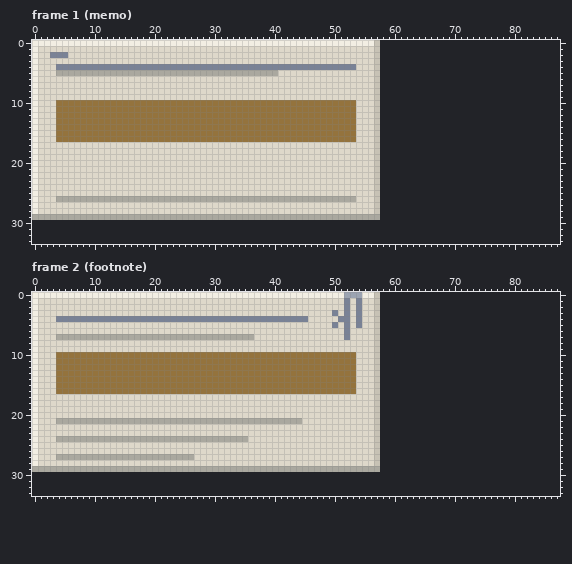
File history of a pixel-art file, art/src/news/desk-paper.aseprite. Above is the file before it was changed.
58x30 pixels, 2 frames. Shown: frame 1 (memo), frame 2 (footnote). The old version is drawn lined up with the new one, on the new canvas.
Now the later version:
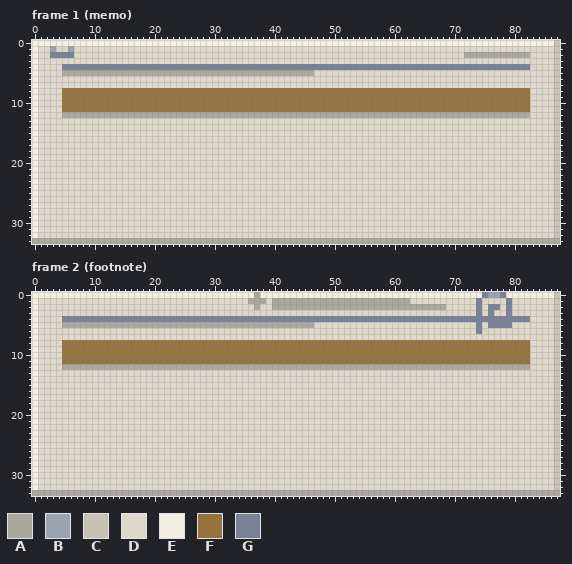
Palette (. is transparent): A #aaa89f  B #9ba3b1  C #c7c2b5  D #ded8ca  E #f2eee3  F #94733d  G #798296
Difference:
canvas 58x30 -> 88x34
Frame 1 (memo):
y 0: x 57..87 C.............................. -> EEEEEEEEEEEEEEEEEEEEEEEEEEEEEEC
y 1: x 3 D -> B; x 6 D -> B; x 57..87 C.............................. -> DDDDDDDDDDDDDDDDDDDDDDDDDDDDDDC
y 2: x 6 D -> G; x 57..87 C.............................. -> DDDDDDDDDDDDDDDAAAAAAAAAAADDDDC
y 3: x 57..87 C.............................. -> DDDDDDDDDDDDDDDDDDDDDDDDDDDDDDC
y 4: x 4 G -> D; x 54..87 DDDC.............................. -> GGGGGGGGGGGGGGGGGGGGGGGGGGGGGDDDDC
y 5: x 4 A -> D; x 41..46 DDDDDD -> AAAAAA; x 57..87 C.............................. -> DDDDDDDDDDDDDDDDDDDDDDDDDDDDDDC
y 6..7: x 57..87 C.............................. -> DDDDDDDDDDDDDDDDDDDDDDDDDDDDDDC
y 8..9: x 5..87 DDDDDDDDDDDDDDDDDDDDDDDDDDDDDDDDDDDDDDDDDDDDDDDDDDDDC.............................. -> FFFFFFFFFFFFFFFFFFFFFFFFFFFFFFFFFFFFFFFFFFFFFFFFFFFFFFFFFFFFFFFFFFFFFFFFFFFFFFDDDDC
y 10..11: x 4 F -> D; x 54..87 DDDC.............................. -> FFFFFFFFFFFFFFFFFFFFFFFFFFFFFDDDDC
y 12: x 4..87 FFFFFFFFFFFFFFFFFFFFFFFFFFFFFFFFFFFFFFFFFFFFFFFFFFDDDC.............................. -> DAAAAAAAAAAAAAAAAAAAAAAAAAAAAAAAAAAAAAAAAAAAAAAAAAAAAAAAAAAAAAAAAAAAAAAAAAAAAAADDDDC
y 13..16: x 4..53 FFFFFFFFFFFFFFFFFFFFFFFFFFFFFFFFFFFFFFFFFFFFFFFFFF -> DDDDDDDDDDDDDDDDDDDDDDDDDDDDDDDDDDDDDDDDDDDDDDDDDD; x 57..87 C.............................. -> DDDDDDDDDDDDDDDDDDDDDDDDDDDDDDC
y 17..25: x 57..87 C.............................. -> DDDDDDDDDDDDDDDDDDDDDDDDDDDDDDC
y 26: x 4..53 AAAAAAAAAAAAAAAAAAAAAAAAAAAAAAAAAAAAAAAAAAAAAAAAAA -> DDDDDDDDDDDDDDDDDDDDDDDDDDDDDDDDDDDDDDDDDDDDDDDDDD; x 57..87 C.............................. -> DDDDDDDDDDDDDDDDDDDDDDDDDDDDDDC
y 27..28: x 57..87 C.............................. -> DDDDDDDDDDDDDDDDDDDDDDDDDDDDDDC
y 29: x 0..87 AAAAAAAAAAAAAAAAAAAAAAAAAAAAAAAAAAAAAAAAAAAAAAAAAAAAAAAAAA.............................. -> EDDDDDDDDDDDDDDDDDDDDDDDDDDDDDDDDDDDDDDDDDDDDDDDDDDDDDDDDDDDDDDDDDDDDDDDDDDDDDDDDDDDDDDC
y 30..32: x 0..87 ........................................................................................ -> EDDDDDDDDDDDDDDDDDDDDDDDDDDDDDDDDDDDDDDDDDDDDDDDDDDDDDDDDDDDDDDDDDDDDDDDDDDDDDDDDDDDDDDC
y 33: x 0..87 ........................................................................................ -> AAAAAAAAAAAAAAAAAAAAAAAAAAAAAAAAAAAAAAAAAAAAAAAAAAAAAAAAAAAAAAAAAAAAAAAAAAAAAAAAAAAAAAAA
Frame 2 (footnote):
y 0: x 37 E -> A; x 52..54 BBB -> EEE; x 57..87 C.............................. -> EEEEEEEEEEEEEEEEEEGBBGEEEEEEEEC
y 1: x 36..38 DDD -> AAA; x 40..87 DDDDDDDDDDDDGDGDDC.............................. -> AAAAAAAAAAAAAAAAAAAAAAADDDDDDDDDDDGDDDDGDDDDDDDC
y 2: x 37 D -> A; x 40..87 DDDDDDDDDDDDGDGDDC.............................. -> AAAAAAAAAAAAAAAAAAAAAAAAAAAAADDDDDGDGGDGDDDDDDDC
y 3: x 50 G -> D; x 52 G -> D; x 54 G -> D; x 57..87 C.............................. -> DDDDDDDDDDDDDDDDDGDGDDGDDDDDDDC
y 4: x 4 G -> D; x 46..50 DDDDD -> GGGGG; x 53 D -> G; x 55..87 DDC.............................. -> GGGGGGGGGGGGGGGGGGGGGGGGGGGGDDDDC
y 5: x 5..46 DDDDDDDDDDDDDDDDDDDDDDDDDDDDDDDDDDDDDDDDDD -> AAAAAAAAAAAAAAAAAAAAAAAAAAAAAAAAAAAAAAAAAA; x 50 G -> D; x 52 G -> D; x 54 G -> D; x 57..87 C.............................. -> DDDDDDDDDDDDDDDDDGDGGGGDDDDDDDC
y 6: x 52 G -> D; x 57..87 C.............................. -> DDDDDDDDDDDDDDDDDGDDDDDDDDDDDDC
y 7: x 4..36 AAAAAAAAAAAAAAAAAAAAAAAAAAAAAAAAA -> DDDDDDDDDDDDDDDDDDDDDDDDDDDDDDDDD; x 52 G -> D; x 57..87 C.............................. -> DDDDDDDDDDDDDDDDDDDDDDDDDDDDDDC
y 8..9: x 5..87 DDDDDDDDDDDDDDDDDDDDDDDDDDDDDDDDDDDDDDDDDDDDDDDDDDDDC.............................. -> FFFFFFFFFFFFFFFFFFFFFFFFFFFFFFFFFFFFFFFFFFFFFFFFFFFFFFFFFFFFFFFFFFFFFFFFFFFFFFDDDDC
y 10..11: x 4 F -> D; x 54..87 DDDC.............................. -> FFFFFFFFFFFFFFFFFFFFFFFFFFFFFDDDDC
y 12: x 4..87 FFFFFFFFFFFFFFFFFFFFFFFFFFFFFFFFFFFFFFFFFFFFFFFFFFDDDC.............................. -> DAAAAAAAAAAAAAAAAAAAAAAAAAAAAAAAAAAAAAAAAAAAAAAAAAAAAAAAAAAAAAAAAAAAAAAAAAAAAAADDDDC
y 13..16: x 4..53 FFFFFFFFFFFFFFFFFFFFFFFFFFFFFFFFFFFFFFFFFFFFFFFFFF -> DDDDDDDDDDDDDDDDDDDDDDDDDDDDDDDDDDDDDDDDDDDDDDDDDD; x 57..87 C.............................. -> DDDDDDDDDDDDDDDDDDDDDDDDDDDDDDC
y 17..20: x 57..87 C.............................. -> DDDDDDDDDDDDDDDDDDDDDDDDDDDDDDC
y 21: x 4..44 AAAAAAAAAAAAAAAAAAAAAAAAAAAAAAAAAAAAAAAAA -> DDDDDDDDDDDDDDDDDDDDDDDDDDDDDDDDDDDDDDDDD; x 57..87 C.............................. -> DDDDDDDDDDDDDDDDDDDDDDDDDDDDDDC
y 22..23: x 57..87 C.............................. -> DDDDDDDDDDDDDDDDDDDDDDDDDDDDDDC
y 24: x 4..35 AAAAAAAAAAAAAAAAAAAAAAAAAAAAAAAA -> DDDDDDDDDDDDDDDDDDDDDDDDDDDDDDDD; x 57..87 C.............................. -> DDDDDDDDDDDDDDDDDDDDDDDDDDDDDDC
y 25..26: x 57..87 C.............................. -> DDDDDDDDDDDDDDDDDDDDDDDDDDDDDDC
y 27: x 4..26 AAAAAAAAAAAAAAAAAAAAAAA -> DDDDDDDDDDDDDDDDDDDDDDD; x 57..87 C.............................. -> DDDDDDDDDDDDDDDDDDDDDDDDDDDDDDC
y 28: x 57..87 C.............................. -> DDDDDDDDDDDDDDDDDDDDDDDDDDDDDDC
y 29: x 0..87 AAAAAAAAAAAAAAAAAAAAAAAAAAAAAAAAAAAAAAAAAAAAAAAAAAAAAAAAAA.............................. -> EDDDDDDDDDDDDDDDDDDDDDDDDDDDDDDDDDDDDDDDDDDDDDDDDDDDDDDDDDDDDDDDDDDDDDDDDDDDDDDDDDDDDDDC
y 30..32: x 0..87 ........................................................................................ -> EDDDDDDDDDDDDDDDDDDDDDDDDDDDDDDDDDDDDDDDDDDDDDDDDDDDDDDDDDDDDDDDDDDDDDDDDDDDDDDDDDDDDDDC
y 33: x 0..87 ........................................................................................ -> AAAAAAAAAAAAAAAAAAAAAAAAAAAAAAAAAAAAAAAAAAAAAAAAAAAAAAAAAAAAAAAAAAAAAAAAAAAAAAAAAAAAAAAA
Changed places in both pictures, as pixel boxes (x1, y1, x2, y2):
changed: (32, 40, 560, 244)
changed: (32, 292, 560, 496)
